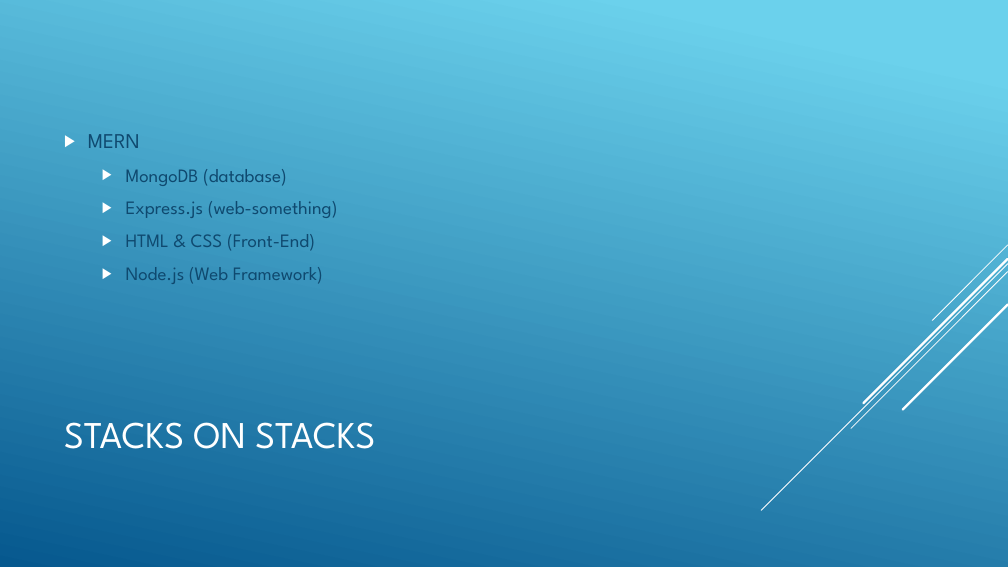
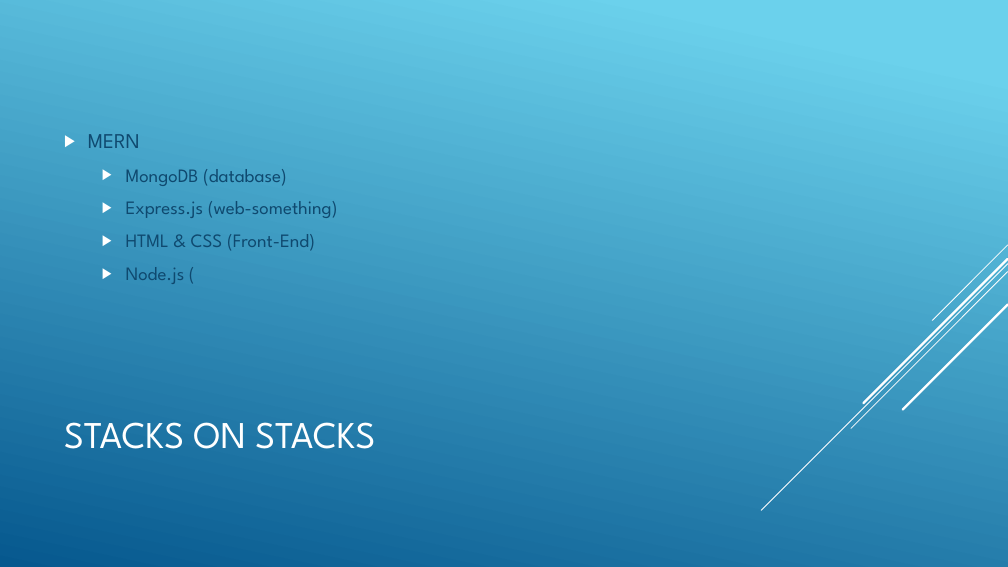
Before and after one commit to cosmos1255/DJs, a slide deck: slide 3 of Contact Manager.pptx. Drawn at 1008x567 pixels with LibreOffice and Linux fonts; fonts in the diff are those of the drawing. Boxes give left, top, right and bottom in pixels: in the first picture for what was removed or moved away, otherwise in the second. Text is boxed around its words. In the diff, an @@ line names an element or a change of style, - is before the commit and + after.

```diff
--- a/Contact Manager.pptx
+++ b/Contact Manager.pptx
@@ text at [126,267,185,284]: text changed @@
-  ▶ Node.js (Web Framework)
+  ▶ Node.js (
```
Also in this commit, not shown: 1 other slide changed.
